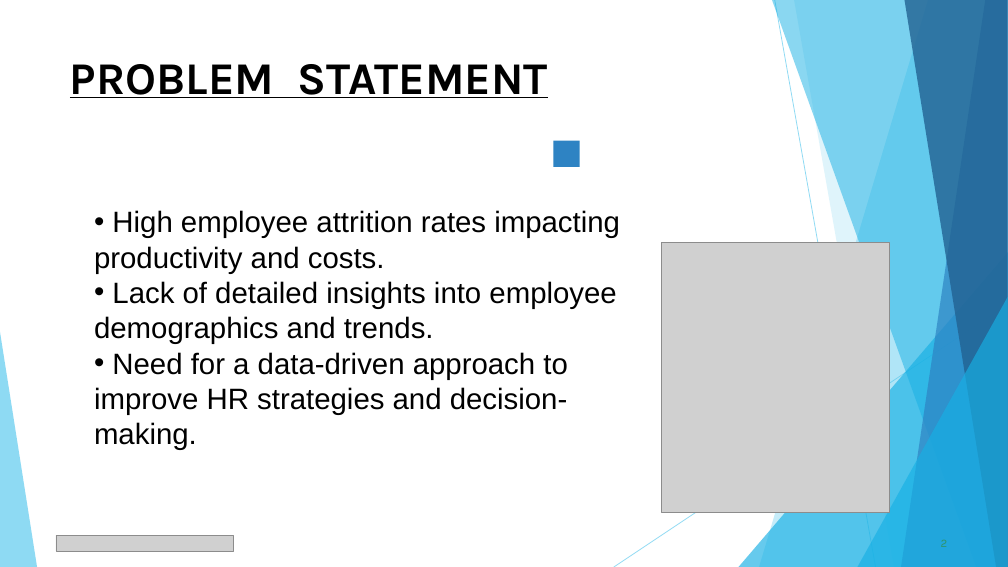
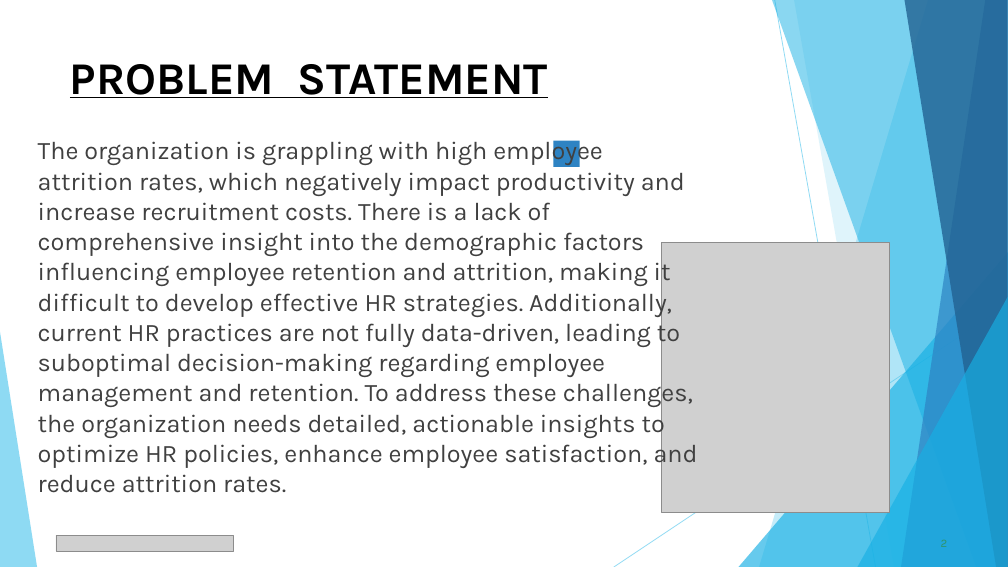
Before and after one commit to piyushgoel2808/INTERNSHIP_PROJECT, a slide deck: slide 2 of Connecting Dreams Foundation_Internship/Piyush Goel_STU64f4aeabe97e31693757099.pptx. Drawn at 1008x567 pixels with LibreOffice and Linux fonts; fonts in the diff are those of the drawing; grey boxes stand for pictures. Boxes give left, top, right and bottom in pixels: in the first picture for what was removed or moved away, otherwise in the second. Text is boxed around its words. In the diff, an @@ line names an element or a change of style, - is before the commit and + after.

```diff
--- a/Connecting Dreams Foundation_Internship/Piyush Goel_STU64f4aeabe97e31693757099.pptx
+++ b/Connecting Dreams Foundation_Internship/Piyush Goel_STU64f4aeabe97e31693757099.pptx
@@ text at bbox=[38, 140, 698, 493]: text changed; size 28 to 24 pt; font Arial to Karla; text colour #000000 to #404040 @@
-• High employee attrition rates impacting productivity and costs.
-• Lack of detailed insights into employee demographics and trends.
-• Need for a data-driven approach to improve HR strategies and decision-making.
+The organization is grappling with high employee attrition rates, which negatively impact productivity and increase recruitment costs. There is a lack of comprehensive insight into the demographic factors influencing employee retention and attrition, making it difficult to develop effective HR strategies. Additionally, current HR practices are not fully data-driven, leading to suboptimal decision-making regarding employee management and retention. To address these challenges, the organization needs detailed, actionable insights to optimize HR policies, enhance employee satisfaction, and reduce attrition rates.
```
Also in this commit, not shown: 1 other slide changed.
